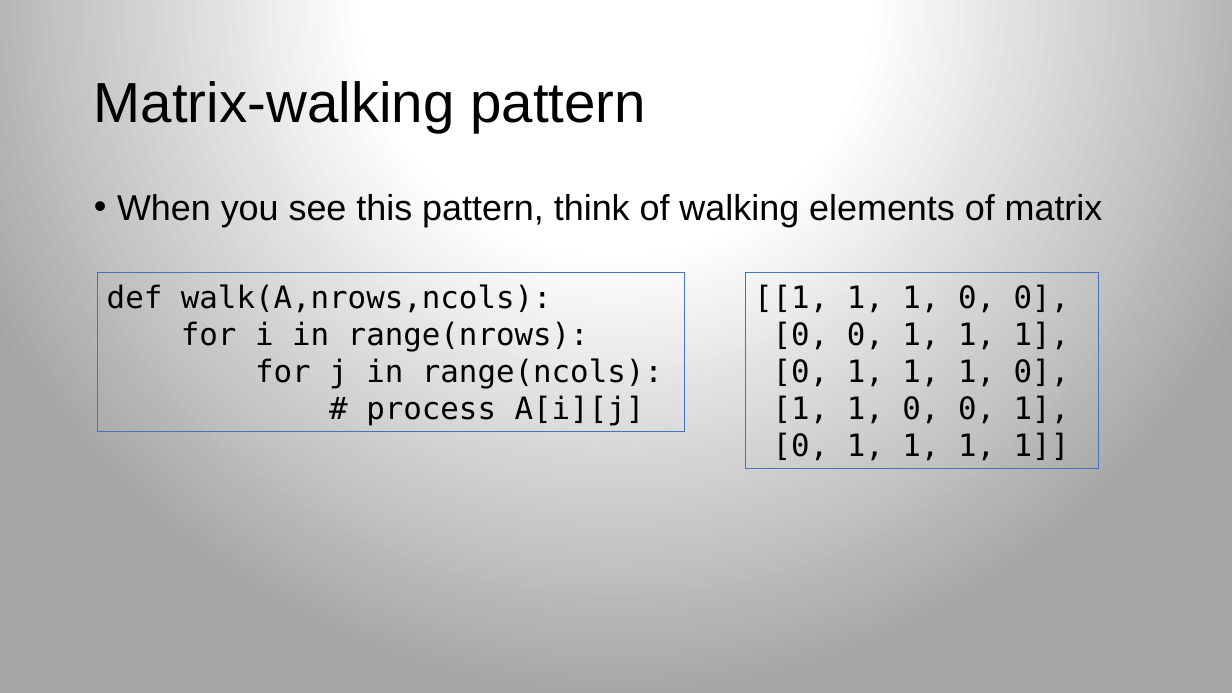
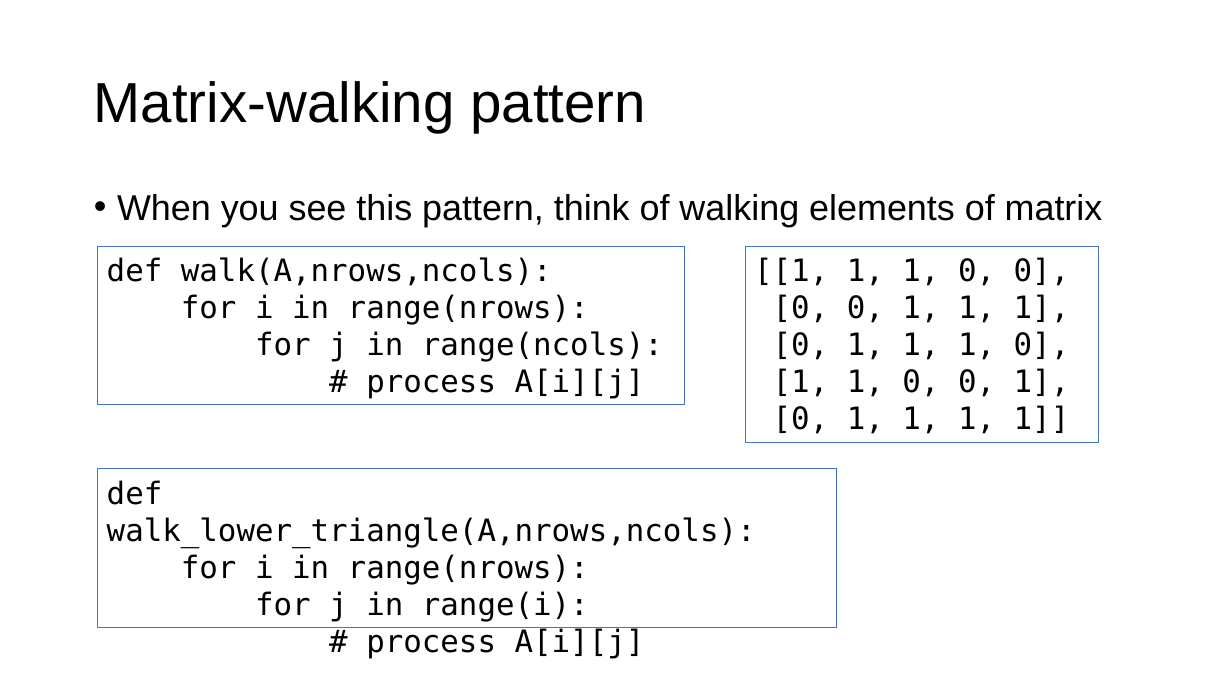
Before and after one commit to parrt/msds689, a slide deck: slide 4 of notes/walking-structures.pptx. Drawn at 1232x693 pixels with LibreOffice and Linux fonts; fonts in the diff are those of the drawing; background and template pictures are left out. Boxes give left, top, right and bottom in pixels: in the first picture for what was removed or moved away, otherwise in the second. Text is boxed around its words. In the diff, an @@ line names an element or a change of style, - is before the commit and + after.

```diff
--- a/notes/walking-structures.pptx
+++ b/notes/walking-structures.pptx
@@ background gradient #FFFFFF to #A5A5A5 to #FFFFFF @@
@@ rectangle "def walk(A,nrows,ncols):": place and size @@
-rectangle "def walk(A,nrows,ncols):" at bbox=[98, 273, 685, 432]
+rectangle "def walk(A,nrows,ncols):" at bbox=[98, 247, 685, 406]
@@ rectangle "[[1, 1, 1, 0, 0],": place and size @@
-rectangle "[[1, 1, 1, 0, 0]," at bbox=[745, 273, 1099, 469]
+rectangle "[[1, 1, 1, 0, 0]," at bbox=[745, 247, 1099, 443]
@@ rectangle added at bbox=[98, 469, 837, 628], outline #4472C4 0.75 pt, 24 pt, text #000000 @@
+def walk_lower_triangle(A,nrows,ncols):
+for i in range(nrows):
+for j in range(i):
+# process A[i][j]
```
Also in this commit, not shown: 12 other slides changed, 2 slides added, 2 other files.
